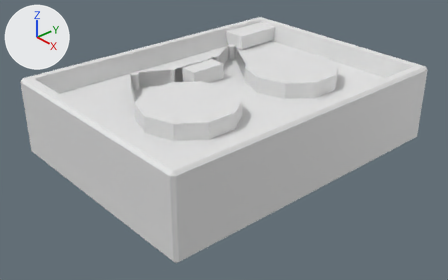
A saved change to the Blender file Blender/RecoveryGuidanceUnit.blend.
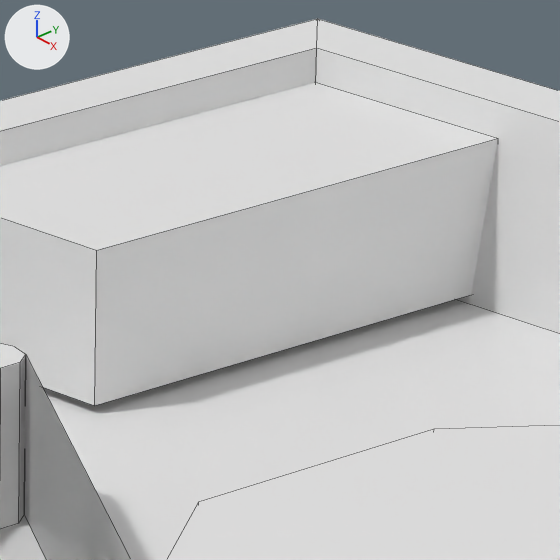
There are two pictures of each version: one whole from a 50 mm lens placed at (1.055, -0.947, 0.642), pointed at (0.018, -0.032, -0.067), one close up on the part from 52% to 63% of the width and 5% to 22% of the height. Every picture has the same lights, and +X, +Y and +Z are marked at upper left. The close-ups show mesh edges as thin lines.

The scene before the commit, as lines of its bpy script (objects in view):
```python
me_octo = bpy.data.meshes.new('octo')
me_octo.from_pydata(...)  # 208 vertices, 118 faces; spans x -0.4..0.4, y -0.1..0.1, z -0.3..0.3
me_octo.materials.append(mat_octo)  # white #e7e7e7
# before: 201 (-0.232, 0.052, 0.272), 202 (-0.232, 0.092, 0.272), 204 (-0.232, 0.052, 0.205) at pixel (94, 405), 205 (-0.232, 0.092, 0.205) at pixel (96, 250), 206 (-0.372, 0.052, 0.205)
ob_octo = bpy.data.objects.new('octo', me_octo)
ob_octo.parent = ob_probecoreocto
ob_octo.location = (0.0, 0.0, 0.0)
ob_octo.rotation_euler = (1.571, 0.0, -1.571)  # degrees (90, 0, -90)
```
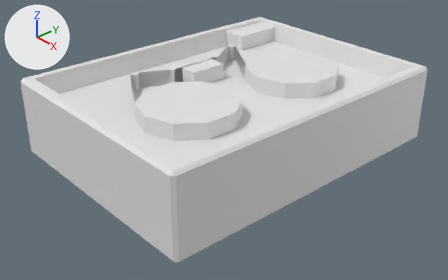
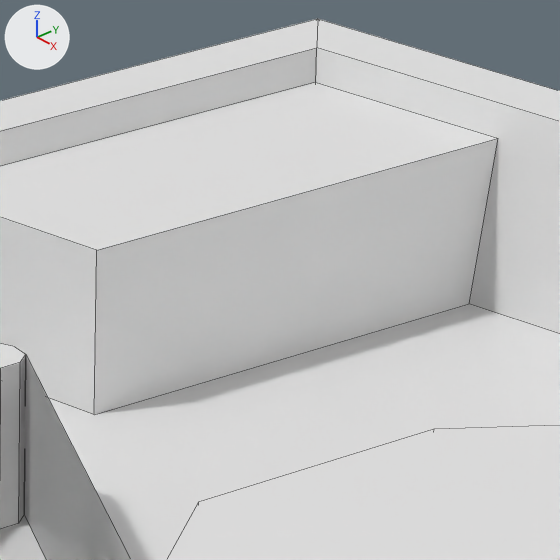
Edits to the bpy script that builds the scene:
```text
Change me_octo:
    where me_octo.from_pydata(...)  # 208 vertices, 118 faces; spans x -0.4..0.4, y -0.1..0.1, z -0.3..0.3
    used by ob_octo; parent = ob_probecoreocto; location = (0.0, 0.0, 0.0); rotation_euler = (1.571, 0.0, -1.571), in degrees (90, 0, -90)
    verts and faces of me_octo; kept vertices keep their numbers, new ones are numbered from 208
    me_octo part 1
    add delete_vertices([201])  # with the faces that use them
    add verts[204] = (-0.232, 0.05, 0.205)  # moved, pixel (94, 414)
    add verts[206] = (-0.363, 0.05, 0.205)  # moved, pixel (469, 303)
    add verts[208] = (-0.232, 0.05, 0.263)
    add verts[209] = (-0.232, 0.092, 0.272)
    add faces += [(204, 205, 209, 208)]
```

What differs and where, as boxes [x1, y1, x2, y2] in the close-ups (560 x 560 px; the box of a moved part takes in the faces that stretch with it):
part 1 of me_octo, moved or reshaped
    before: [0, 139, 498, 406]
    after: [0, 139, 498, 415]
